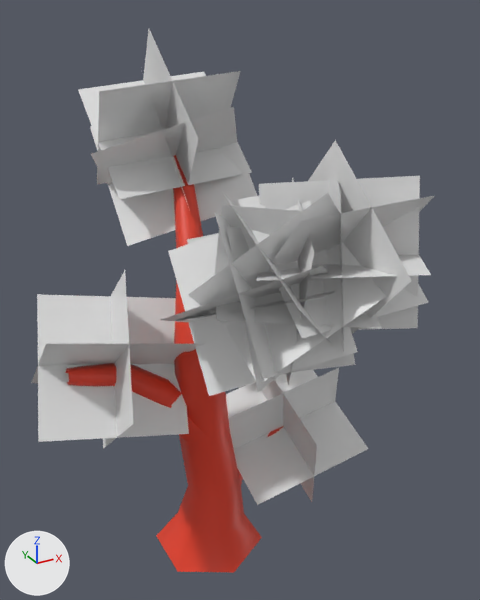
An edit to the FBX model Assets/Models/tree.fbx, drawn before and after from the same camera.
One viewpoint serves both versions: a camera (50 mm lens) standing at (-1.69, -3.54, 3.7) and looking at (0.23, -0.06, 1.96). Lighting does not change. The marker at lower left points along +X, +Y and +Z.

The older version as bpy lines, for what is in view:
```python
ob_tree_leaf_dupli = bpy.data.objects.new('Tree|Leaf|Dupli|', me_plane_001)
ob_tree_leaf_dupli.parent = ob_tree
ob_tree_leaf_dupli.location = (64.43, 170.0, -3.346)
ob_tree_leaf_dupli.rotation_euler = (-0.235, 0.846, 1.571)  # degrees (-13, 48, 90)
ob_tree_leaf_dupli.scale = (0.89, 0.89, 0.89)
ob_tree_leaf_dupli_1 = bpy.data.objects.new('Tree|Leaf|Dupli|1', me_plane_001)
ob_tree_leaf_dupli_1.parent = ob_tree
ob_tree_leaf_dupli_1.location = (-52.48, 242.0, -63.91)
ob_tree_leaf_dupli_1.rotation_euler = (0.0198, 0.723, 1.571)  # degrees (1.1, 41, 90)
ob_tree_leaf_dupli_1.scale = (0.89, 0.89, 0.89)
ob_tree_leaf_dupli_2 = bpy.data.objects.new('Tree|Leaf|Dupli|2', me_plane_001)
ob_tree_leaf_dupli_2.parent = ob_tree
ob_tree_leaf_dupli_2.location = (-8.419, 217.6, -54.06)
ob_tree_leaf_dupli_2.rotation_euler = (-2.444, 0.617, -1.571)  # degrees (-140, 35, -90)
ob_tree_leaf_dupli_2.scale = (0.89, 0.89, 0.89)
ob_tree_leaf_dupli_3 = bpy.data.objects.new('Tree|Leaf|Dupli|3', me_plane_001)
ob_tree_leaf_dupli_3.parent = ob_tree
ob_tree_leaf_dupli_3.location = (-24.13, 228.4, -58.57)
ob_tree_leaf_dupli_3.rotation_euler = (0.711, 2.036, 1.571)  # degrees (41, 117, 90)
ob_tree_leaf_dupli_3.scale = (0.89, 0.89, 0.89)
ob_tree_leaf_dupli_5 = bpy.data.objects.new('Tree|Leaf|Dupli|5', me_plane_001)
ob_tree_leaf_dupli_5.parent = ob_tree
ob_tree_leaf_dupli_5.location = (-19.49, 211.9, -46.33)
ob_tree_leaf_dupli_5.rotation_euler = (-0.832, -0.395, 1.571)  # degrees (-48, -23, 90)
ob_tree_leaf_dupli_5.scale = (0.89, 0.89, 0.89)
ob_tree_leaf_dupli_6 = bpy.data.objects.new('Tree|Leaf|Dupli|6', me_plane_001)
ob_tree_leaf_dupli_6.parent = ob_tree
ob_tree_leaf_dupli_6.location = (-31.53, 224.8, -50.9)
ob_tree_leaf_dupli_6.rotation_euler = (-0.436, 0.22, 1.571)  # degrees (-25, 13, 90)
ob_tree_leaf_dupli_6.scale = (0.89, 0.89, 0.89)
ob_tree_leaf_dupli_7 = bpy.data.objects.new('Tree|Leaf|Dupli|7', me_plane_001)
ob_tree_leaf_dupli_7.parent = ob_tree
ob_tree_leaf_dupli_7.location = (-2.157, 276.9, 47.94)
ob_tree_leaf_dupli_7.rotation_euler = (-0.432, -0.736, 1.571)  # degrees (-25, -42, 90)
ob_tree_leaf_dupli_7.scale = (0.89, 0.89, 0.89)
ob_tree_leaf_dupli_8 = bpy.data.objects.new('Tree|Leaf|Dupli|8', me_plane_001)
ob_tree_leaf_dupli_8.parent = ob_tree
ob_tree_leaf_dupli_8.location = (-1.149, 296.6, 56.88)
ob_tree_leaf_dupli_8.rotation_euler = (0.12, 2.271, 1.571)  # degrees (6.9, 130, 90)
ob_tree_leaf_dupli_8.scale = (0.89, 0.89, 0.89)
ob_tree_leaf_dupli_9 = bpy.data.objects.new('Tree|Leaf|Dupli|9', me_plane_001)
ob_tree_leaf_dupli_9.parent = ob_tree
ob_tree_leaf_dupli_9.location = (-56.07, 89.72, -10.49)
ob_tree_leaf_dupli_9.rotation_euler = (0.255, 1.953, 1.571)  # degrees (15, 112, 90)
ob_tree_leaf_dupli_9.scale = (0.89, 0.89, 0.89)
# also in view: 'Tree|Leaf|Dupli|4' at (0.56, -0.65, 2.38); 'Tree' at (-0.07, -0.06, 1.53)
```
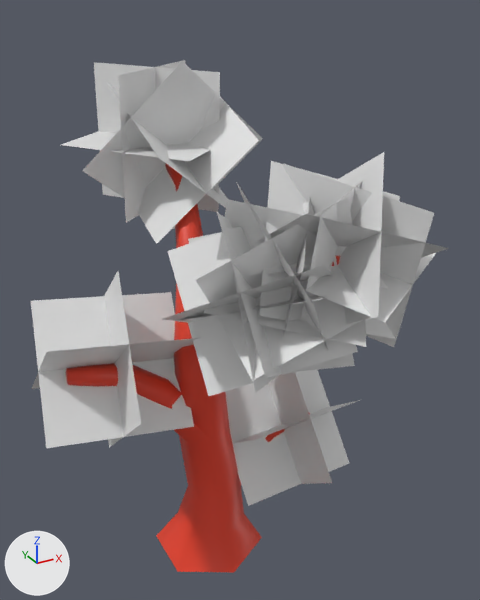
Diff of the bpy script that builds the scene:
```diff
--- a/Assets/Models/tree.fbx.py
+++ b/Assets/Models/tree.fbx.py
@@ ob_tree_leaf_dupli_3 @@
 ob_tree_leaf_dupli_3.location = (-24.13, 228.4, -58.57)
-ob_tree_leaf_dupli_3.rotation_euler = (0.711, 2.036, 1.571)  # degrees (41, 117, 90)
+ob_tree_leaf_dupli_3.rotation_euler = (0.524, 2.082, 1.571)  # degrees (30, 119, 90)
 ob_tree_leaf_dupli_3.scale = (0.89, 0.89, 0.89)
@@ ob_tree_leaf_dupli_8 @@
 ob_tree_leaf_dupli_8.parent = ob_tree
-ob_tree_leaf_dupli_8.location = (-1.149, 296.6, 56.88)
-ob_tree_leaf_dupli_8.rotation_euler = (0.12, 2.271, 1.571)  # degrees (6.9, 130, 90)
+ob_tree_leaf_dupli_8.location = (2.765, 291.5, 61.58)
+ob_tree_leaf_dupli_8.rotation_euler = (0.696, 0.05, 1.571)  # degrees (40, 2.9, 90)
 ob_tree_leaf_dupli_8.scale = (0.89, 0.89, 0.89)
@@ ob_tree_leaf_dupli_6 @@
 ob_tree_leaf_dupli_6.location = (-31.53, 224.8, -50.9)
-ob_tree_leaf_dupli_6.rotation_euler = (-0.436, 0.22, 1.571)  # degrees (-25, 13, 90)
+ob_tree_leaf_dupli_6.rotation_euler = (-0.6, 0.352, 1.571)  # degrees (-34, 20, 90)
 ob_tree_leaf_dupli_6.scale = (0.89, 0.89, 0.89)
@@ ob_tree_leaf_dupli @@
 ob_tree_leaf_dupli.location = (64.43, 170.0, -3.346)
-ob_tree_leaf_dupli.rotation_euler = (-0.235, 0.846, 1.571)  # degrees (-13, 48, 90)
+ob_tree_leaf_dupli.rotation_euler = (-0.142, 0.853, 1.571)  # degrees (-8.1, 49, 90)
 ob_tree_leaf_dupli.scale = (0.89, 0.89, 0.89)
@@ ob_tree_leaf_dupli_2 @@
 ob_tree_leaf_dupli_2.location = (-8.419, 217.6, -54.06)
-ob_tree_leaf_dupli_2.rotation_euler = (-2.444, 0.617, -1.571)  # degrees (-140, 35, -90)
+ob_tree_leaf_dupli_2.rotation_euler = (-2.47, 0.622, -1.571)  # degrees (-142, 36, -90)
 ob_tree_leaf_dupli_2.scale = (0.89, 0.89, 0.89)
@@ ob_tree_leaf_dupli_1 @@
 ob_tree_leaf_dupli_1.location = (-52.48, 242.0, -63.91)
-ob_tree_leaf_dupli_1.rotation_euler = (0.0198, 0.723, 1.571)  # degrees (1.1, 41, 90)
+ob_tree_leaf_dupli_1.rotation_euler = (-0.361, 1.038, 1.571)  # degrees (-21, 59, 90)
 ob_tree_leaf_dupli_1.scale = (0.89, 0.89, 0.89)
@@ ob_tree_leaf_dupli_7 @@
 ob_tree_leaf_dupli_7.parent = ob_tree
-ob_tree_leaf_dupli_7.location = (-2.157, 276.9, 47.94)
-ob_tree_leaf_dupli_7.rotation_euler = (-0.432, -0.736, 1.571)  # degrees (-25, -42, 90)
+ob_tree_leaf_dupli_7.location = (-3.719, 283.8, 43.25)
+ob_tree_leaf_dupli_7.rotation_euler = (-0.705, 1.957, 1.571)  # degrees (-40, 112, 90)
 ob_tree_leaf_dupli_7.scale = (0.89, 0.89, 0.89)
@@ ob_tree_leaf_dupli_9 @@
 ob_tree_leaf_dupli_9.parent = ob_tree
-ob_tree_leaf_dupli_9.location = (-56.07, 89.72, -10.49)
-ob_tree_leaf_dupli_9.rotation_euler = (0.255, 1.953, 1.571)  # degrees (15, 112, 90)
+ob_tree_leaf_dupli_9.location = (-56.17, 89.39, -7.922)
+ob_tree_leaf_dupli_9.rotation_euler = (0.0344, 0.944, 1.571)  # degrees (2, 54, 90)
 ob_tree_leaf_dupli_9.scale = (0.89, 0.89, 0.89)
@@ ob_tree_leaf_dupli_5 @@
 ob_tree_leaf_dupli_5.location = (-19.49, 211.9, -46.33)
-ob_tree_leaf_dupli_5.rotation_euler = (-0.832, -0.395, 1.571)  # degrees (-48, -23, 90)
+ob_tree_leaf_dupli_5.rotation_euler = (-0.861, -0.384, 1.571)  # degrees (-49, -22, 90)
 ob_tree_leaf_dupli_5.scale = (0.89, 0.89, 0.89)
@@ ob_tree_leaf_dupli_4 @@
 ob_tree_leaf_dupli_4.location = (-55.99, 238.0, -64.52)
-ob_tree_leaf_dupli_4.rotation_euler = (-0.61, -0.133, 1.571)  # degrees (-35, -7.6, 90)
+ob_tree_leaf_dupli_4.rotation_euler = (-1.029, 0.216, 1.571)  # degrees (-59, 12, 90)
 ob_tree_leaf_dupli_4.scale = (0.89, 0.89, 0.89)
```

What differs and where, as boxes (x1, y1, x2, y2) in the pictures (480 x 600 px):
'Tree|Leaf|Dupli|', turned
    before: (31, 271, 203, 449)
    after: (31, 271, 198, 448)
'Tree|Leaf|Dupli|7', moved, turned
    before: (90, 78, 257, 246)
    after: (83, 61, 263, 244)
'Tree|Leaf|Dupli|1', turned
    before: (238, 140, 434, 339)
    after: (256, 152, 449, 339)
'Tree|Leaf|Dupli|8', moved, turned
    before: (78, 29, 252, 199)
    after: (61, 60, 220, 223)
'Tree|Leaf|Dupli|4', turned
    before: (256, 176, 431, 353)
    after: (267, 163, 436, 347)
'Tree|Leaf|Dupli|9', moved, turned
    before: (226, 368, 368, 505)
    after: (225, 370, 360, 506)
'Tree|Leaf|Dupli|3', turned
    before: (188, 193, 386, 383)
    after: (196, 182, 389, 381)
'Tree|Leaf|Dupli|2', turned
    before: (161, 201, 358, 396)
    after: (163, 201, 358, 396)
'Tree|Leaf|Dupli|6', turned
    before: (215, 177, 382, 385)
    after: (204, 197, 385, 383)
'Tree|Leaf|Dupli|5', turned
    before: (170, 227, 355, 392)
    after: (169, 213, 355, 393)
